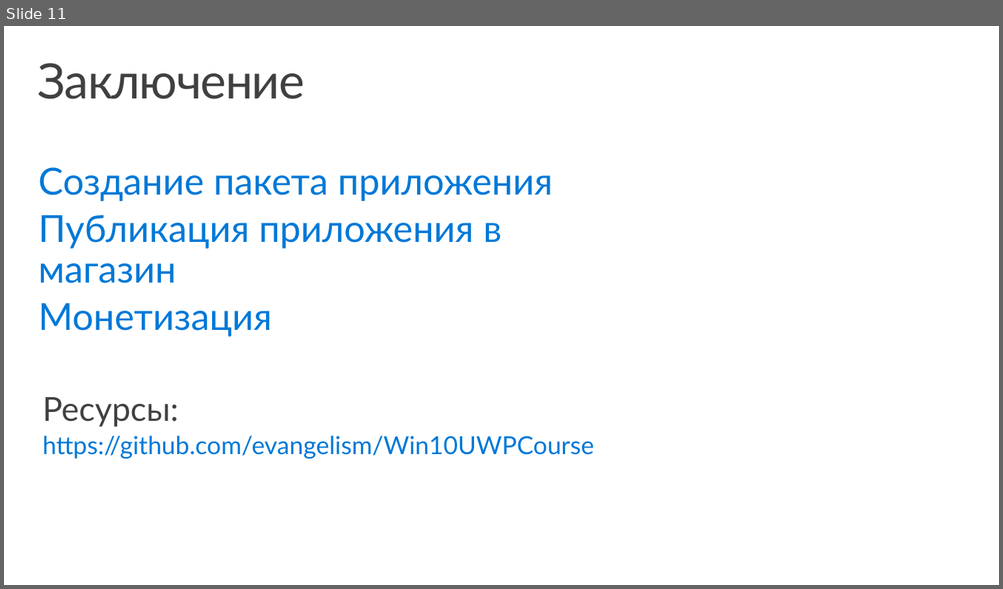
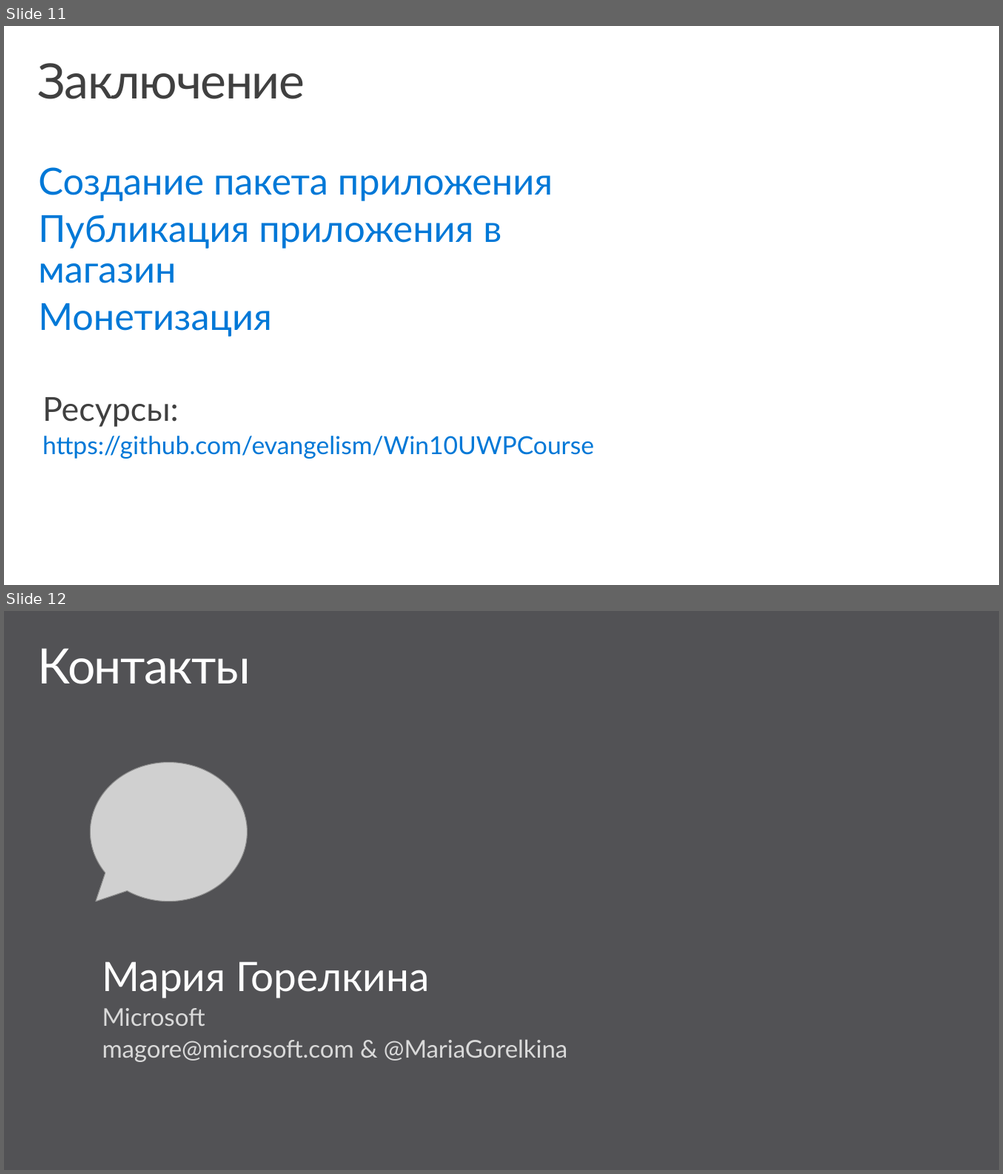
Before and after one commit to evangelism/Win10UWPCourse, a slide deck: 09. Store and Monetization/9 - Store and Monetization (RUS).pptx. Shown one above the other, each under a label of ours: slide 11 before the commit, slides 11 and 12 after it. The pictures are 1003x589 and 1003x1174 pixels, drawn with LibreOffice and Linux fonts; fonts in the diff are those of the drawing; grey boxes stand for pictures; background and template pictures are left out. Boxes give left, top, right and bottom in pixels: in the first picture for what was removed or moved away, otherwise in the second. Text is boxed around its words. In the diff, an @@ line names an element or a change of style, - is before the commit and + after.

```diff
--- a/09. Store and Monetization/9 - Store and Monetization (RUS).pptx
+++ b/09. Store and Monetization/9 - Store and Monetization (RUS).pptx
@@ slide 12 added at [4, 611, 999, 1170], background #525255 @@
@@ title added at [38, 648, 250, 684], 47 pt, text #FFFFFF @@
+Контакты
@@ picture added at [90, 763, 247, 902] @@
@@ text added at [102, 962, 567, 1062], 23.5 pt, text #D9D9D9 @@
+Мария Горелкина
+  Microsoft
+  magore@microsoft.com & @MariaGorelkina
```
Also in this commit, not shown: 1 slide changed, 4 other slides added, 4 slides removed, 3 other files.
